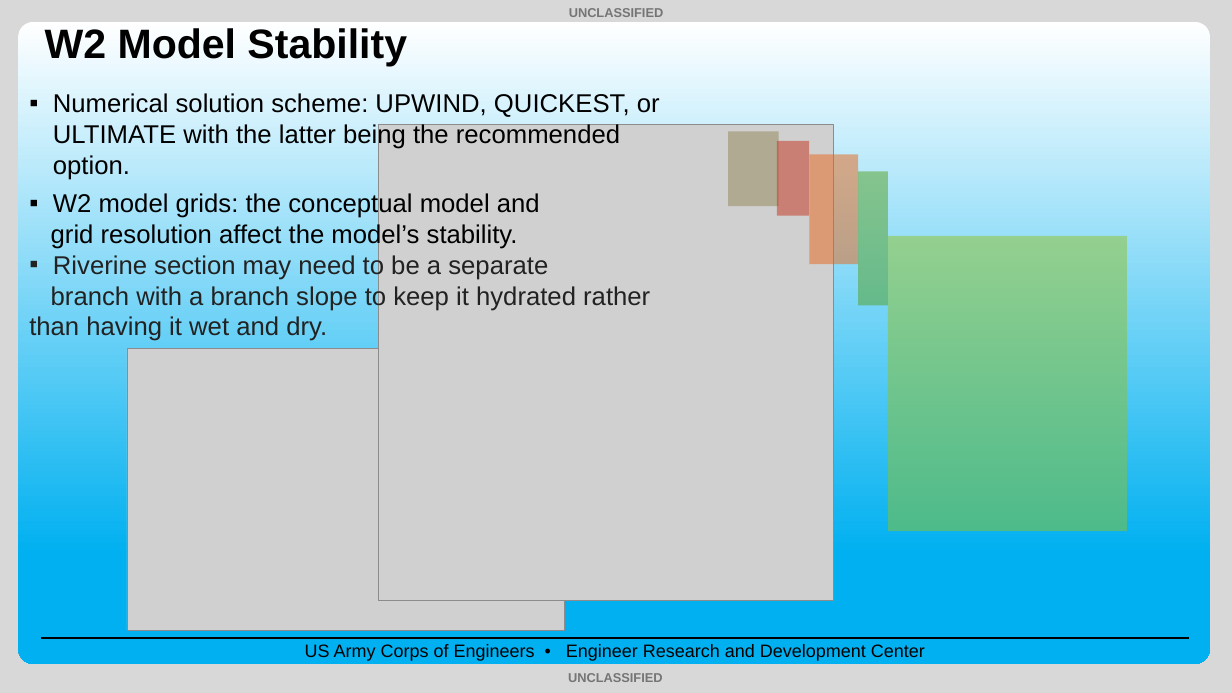
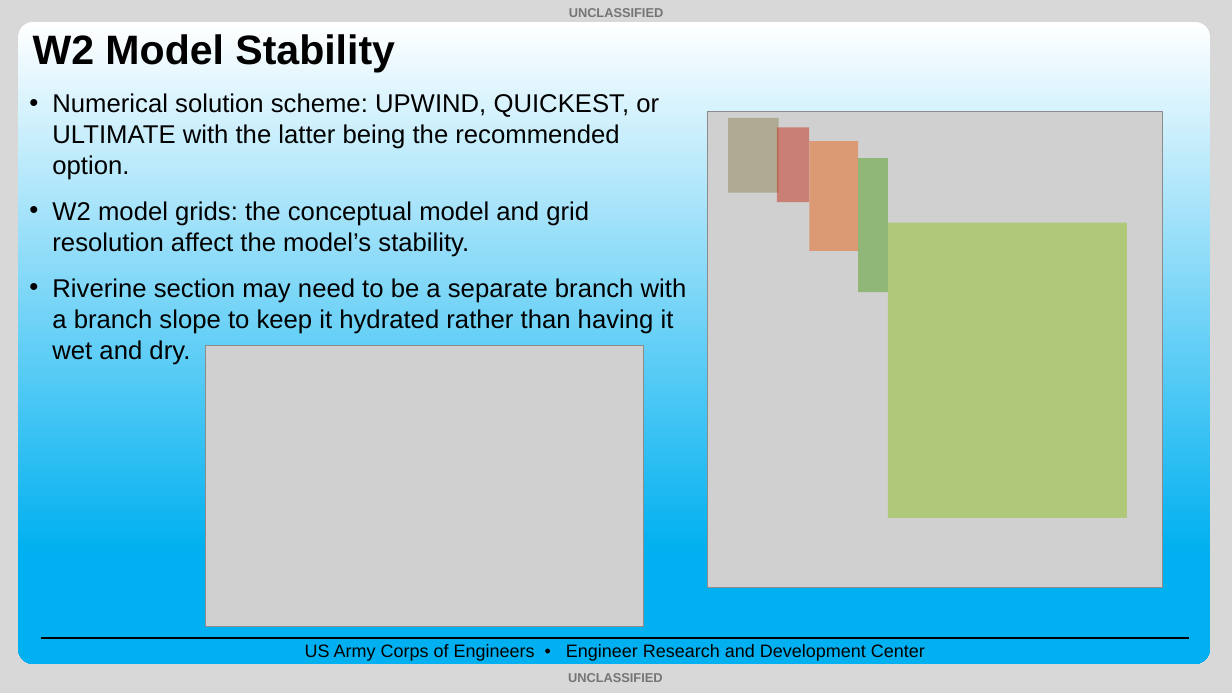
Before and after one commit to EcohydrologyTeam/CE-QUAL-W2-Workshop-2025, a slide deck: slide 22 of Lectures/2.08_Lecture_Calibration_and_Validation_Sep2025_TS.pptx. Drawn at 1232x693 pixels with LibreOffice and Linux fonts; fonts in the diff are those of the drawing; grey boxes stand for pictures; background and template pictures are left out. Boxes give left, top, right and bottom in pixels: in the first picture for what was removed or moved away, otherwise in the second. Text is boxed around its words. In the diff, an @@ line names an element or a change of style, - is before the commit and + after.

```diff
--- a/Lectures/2.08_Lecture_Calibration_and_Validation_Sep2025_TS.pptx
+++ b/Lectures/2.08_Lecture_Calibration_and_Validation_Sep2025_TS.pptx
@@ title "W2 Model Stability": place and size @@
-title "W2 Model Stability" at [45, 28, 407, 66]
+title "W2 Model Stability" at [33, 34, 395, 72]
@@ text at [52, 93, 659, 180]: bullet ▪ to •; more space between paragraphs @@
@@ picture: place and size @@
-picture at [379, 125, 834, 601]
+picture at [708, 111, 1163, 587]
@@ rectangle: place and size @@
-rectangle at [777, 140, 810, 215]
+rectangle at [777, 128, 810, 202]
@@ 4 rectangles: place and size @@
-4 rectangles at [728, 131, 1128, 531]
+4 rectangles at [728, 118, 1128, 518]
@@ text at [52, 201, 687, 365]: text changed; text colour #222222 to #000000 @@
-▪ W2 model grids: the conceptual model and
-grid resolution affect the model’s stability.
-▪ Riverine section may need to be a separate
-branch with a branch slope to keep it hydrated rather than having it wet and dry.
+• W2 model grids: the conceptual model and grid resolution affect the model’s stability.
+• Riverine section may need to be a separate branch with a branch slope to keep it hydrated rather than having it wet and dry.
@@ picture: place and size @@
-picture at [127, 348, 565, 630]
+picture at [206, 346, 644, 628]
```
Also in this commit, not shown: 22 other slides changed, 8 other files.
